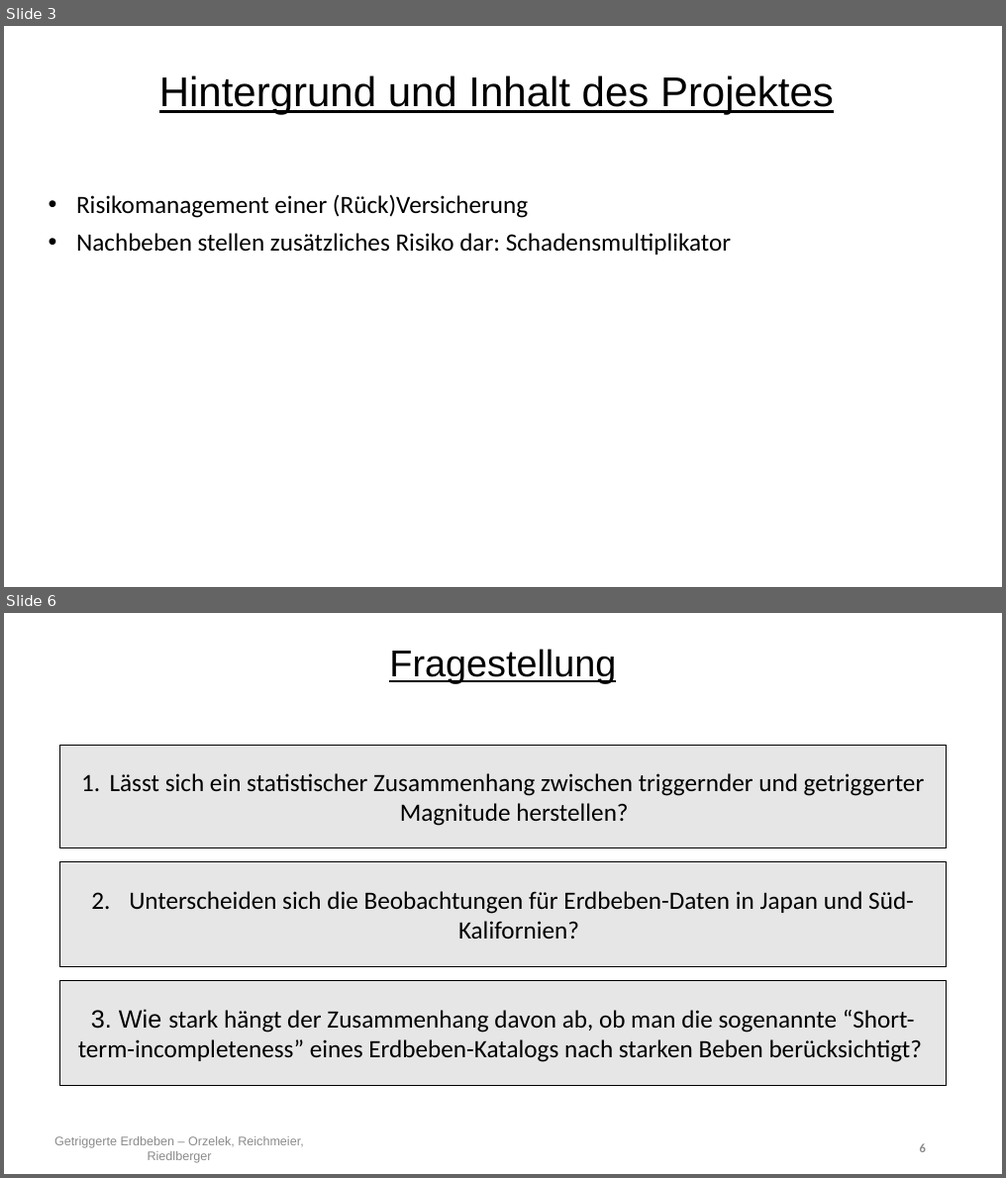
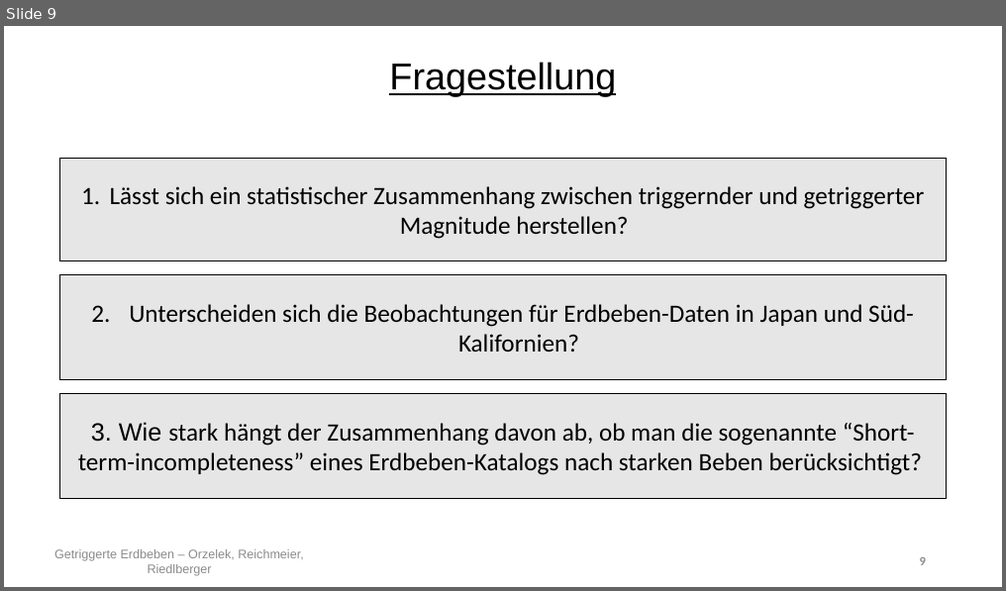
Before and after one commit to Kati77/Praktikum-Erdbeben, a slide deck: PP.pptx. Shown one above the other, each under a label of ours: slides 3 and 6 before the commit, slide 9 after it; the slides between them are not shown. The pictures are 1006x1178 and 1006x591 pixels, drawn with LibreOffice and Linux fonts; fonts in the diff are those of the drawing. Boxes give left, top, right and bottom in pixels: in the first picture for what was removed or moved away, otherwise in the second. Text is boxed around its words. In the diff, an @@ line names an element or a change of style, - is before the commit and + after.

```diff
--- a/PP.pptx
+++ b/PP.pptx
@@ slide 3 removed at (4,26,1002,587), background #FFFFFF @@
@@ title removed at (159,76,834,115) @@
-Hintergrund und Inhalt des Projektes
@@ subtitle removed at (76,195,731,255) @@
-• Risikomanagement einer (Rück)Versicherung
-• Nachbeben stellen zusätzliches Risiko dar: Schadensmultiplikator
@@ what was slide 6 is now slide 9 @@
```
Also in this commit, not shown: 9 slides changed, 5 slides added.
